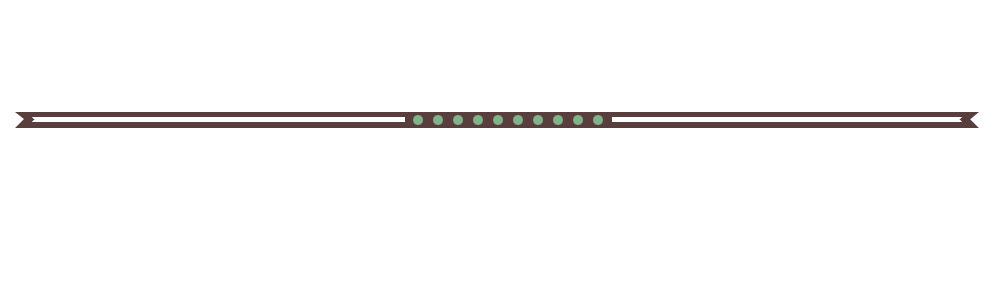
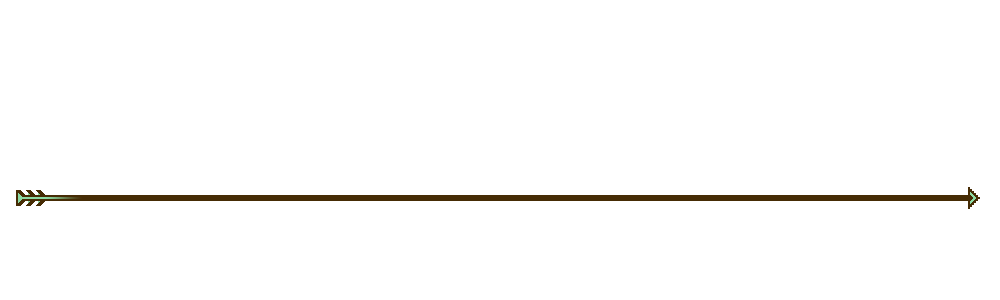
Comparing the layer stacks of the two 1000px x 300px images. Changes:
moved "Circles" into group "1.0" over [413, 115, 603, 125]
moved "Inner Arrows" into group "1.0" over [32, 117, 964, 122]
moved "Arrow" (1st of 2, in "1.0") into group "1.0" over [15, 112, 979, 128]
added group "2.0" with 5 layers above "Background" over [16, 187, 980, 209]
added layer "Highlights 3 Fade" in group "2.0" over [45, 197, 82, 199]
added layer "Highlights 3" in group "2.0" over [18, 192, 976, 204]
added layer "Arrow" (2nd of 2, in "2.0") in group "2.0" over [16, 187, 980, 209]
hid "Background" over [15, 112, 980, 209]
